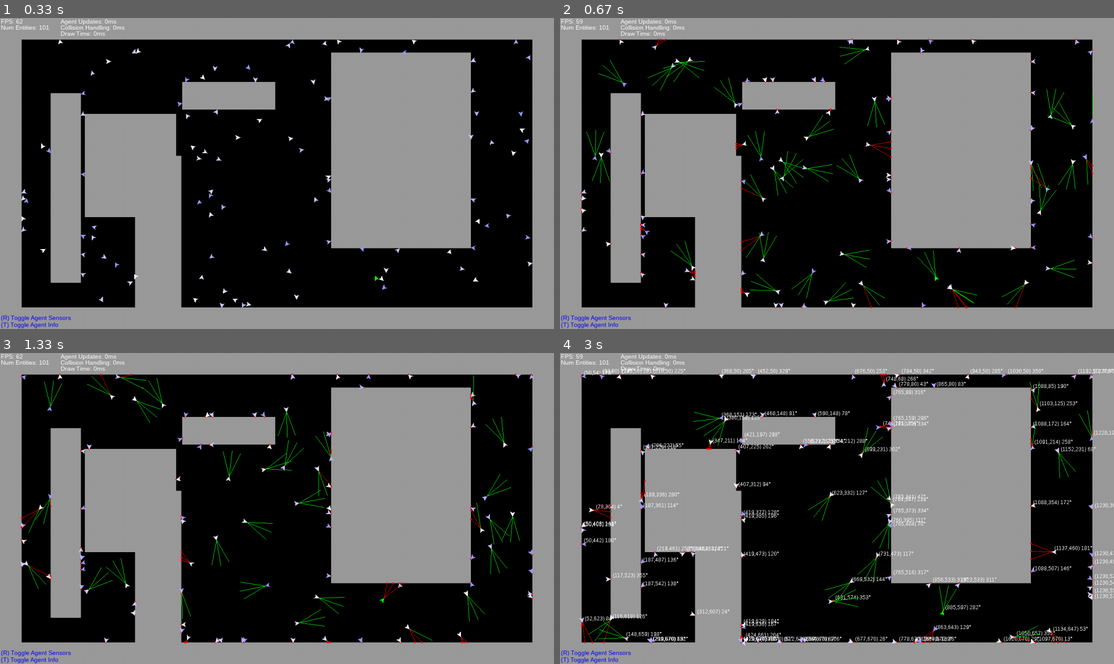
Above: before the commit, frames 1-4 (two rows, left to right).
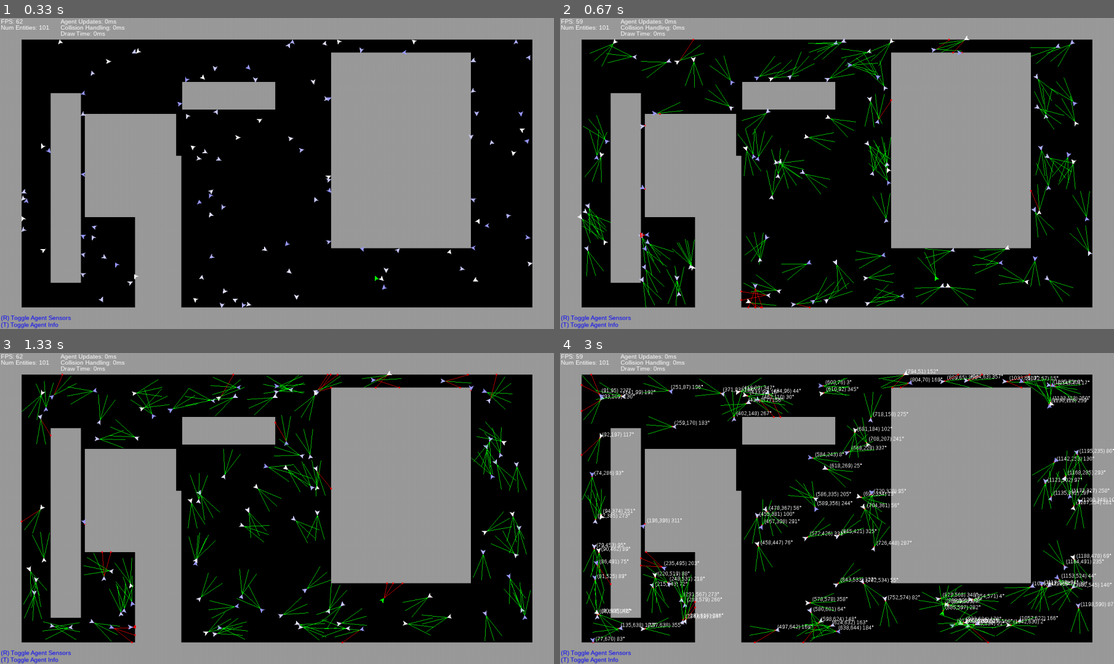
Above: after the commit, the same moments.

Repository: PatrickSinger99/MultiAgentSimulation
Game: pygame game, started from src/main.py
Two runs of this game, one before a commit and one after it. Both use one fixed random seed, a clock stepped at 60 frames per second and the inputs below.
Inputs:
- Up to frame 1 (0.33 s): no input
- Up to frame 2 (0.67 s): tap R at 0.33 s
- Up to frame 3 (1.33 s): hold D 0.67-1.13 s; hold W from 1.17 s (still down)
- Up to frame 4 (3 s): release W at 1.47 s; hold D 1.5-1.97 s; tap T at 1.65 s; hold A 2-2.53 s; hold S 2.57-2.87 s; hold A from 2.9 s (still down)

Frame 1 is identical in both runs. In frame 2, 6.3% of the frame differs, in the area x 3-97%, y 5-94%; in frame 3, 6.3%; in frame 4, 13%, in the area x 3-100%, y 5-95%.

Commit message:
collision avoidance test

Diff:
--- a/src/pygame_agent.py
+++ b/src/pygame_agent.py
@@ -46,7 +46,14 @@
     def update(self):
 
         # Randomly change direction
-        self.rotation = self.rotation + random.randint(-self.turning_speed, self.turning_speed)
+        if self.sensor_collisions[0] is not None:
+            self.rotation = self.rotation - self.turning_speed
+
+        elif self.sensor_collisions[2] is not None:
+            self.rotation = self.rotation + self.turning_speed
+
+        else:
+            self.rotation = self.rotation + random.randint(-self.turning_speed, self.turning_speed)
 
         # Keep rotation between 0 and 359 degrees
         self.rotation = self.rotation % 360
